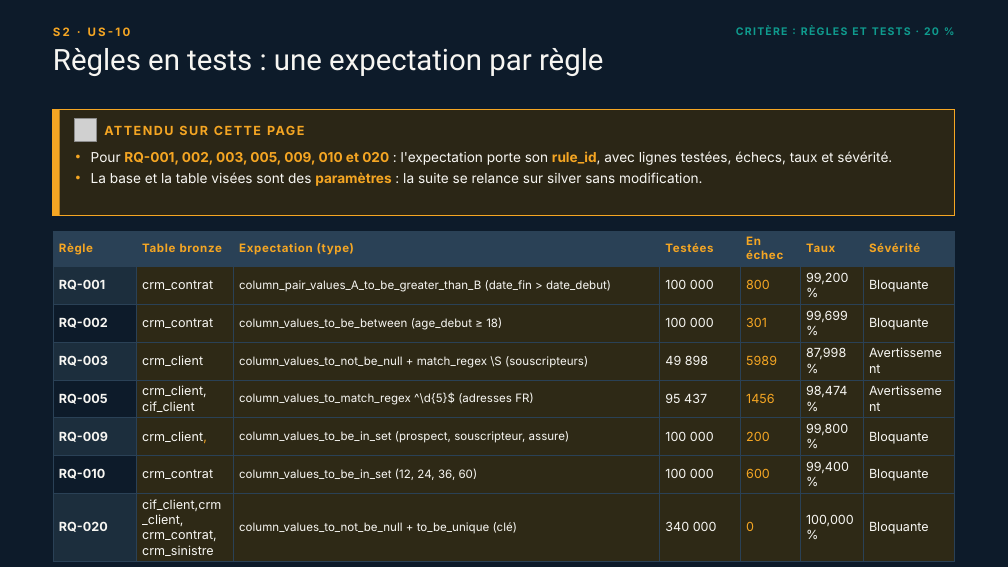
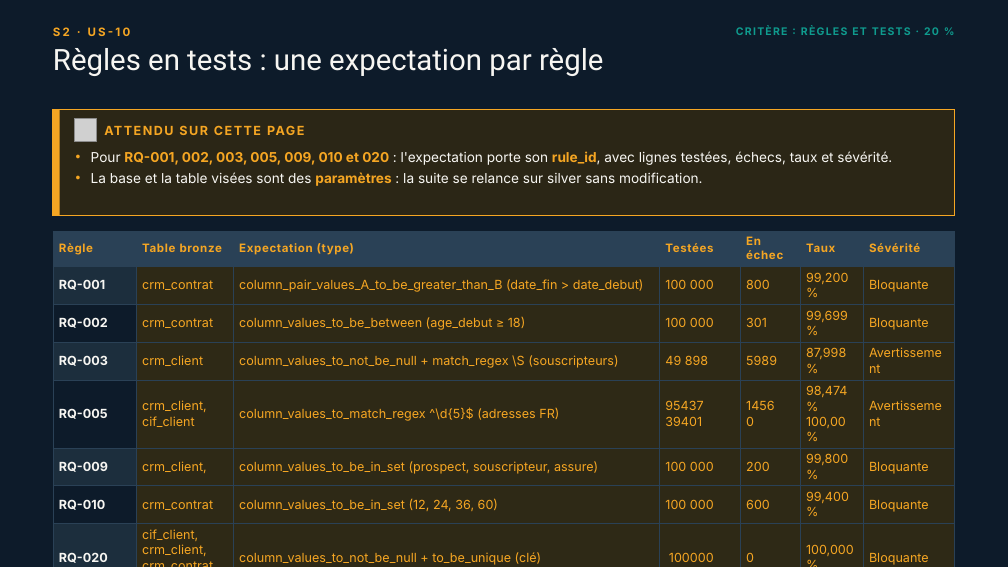
Before and after one commit to Samii05/td-qualite-g01, a slide deck: slide 15 of livrables/Livrable_Groupe_TD_AssurConnect.pptx. Drawn at 1008x567 pixels with LibreOffice and Linux fonts; fonts in the diff are those of the drawing; grey boxes stand for pictures; background and template pictures are left out. Boxes give left, top, right and bottom in pixels: in the first picture for what was removed or moved away, otherwise in the second. Text is boxed around its words. In the diff, an @@ line names an element or a change of style, - is before the commit and + after.

```diff
--- a/livrables/Livrable_Groupe_TD_AssurConnect.pptx
+++ b/livrables/Livrable_Groupe_TD_AssurConnect.pptx
@@ table at [53,231,954,567] @@
-row 5: RQ-005 | crm_client, cif_client | column_values_to_match_regex ^\d{5}$ (adresses FR) | 95 437 | 1456 | 98,474 % | Avertissement
+row 5: RQ-005 | crm_client, cif_client | column_values_to_match_regex ^\d{5}$ (adresses FR) | 95437 / 39401 | 1456 / 0 | 98,474 % / 100,00% | Avertissement
-row 8, column 2: cif_client,crm_client, crm_contrat, crm_sinistre
+row 8, column 2: cif_client, / crm_client, crm_contrat, crm_sinister
-row 8, column 4: 340 000
+row 8, column 4: 100000
@@ text colour #F7F6F2 to #F5A623 in "crm_contrat", "column_pair_values_A_to_be_greater_than_B (date_fin > date_d ...", "100 000", "99,200 %" and 27 more places @@
@@ size 11 to 12 pt in "column_pair_values_A_to_be_greater_than_B (date_fin > date_d ...", "column_values_to_be_between (age_debut ≥ 18)", "column_values_to_not_be_null + match_regex \S (souscripteurs ...", "column_values_to_match_regex ^\d{5}$ (adresses FR)" and 3 more places @@
```
Also in this commit, not shown: 2 other slides changed, 1 other file.
